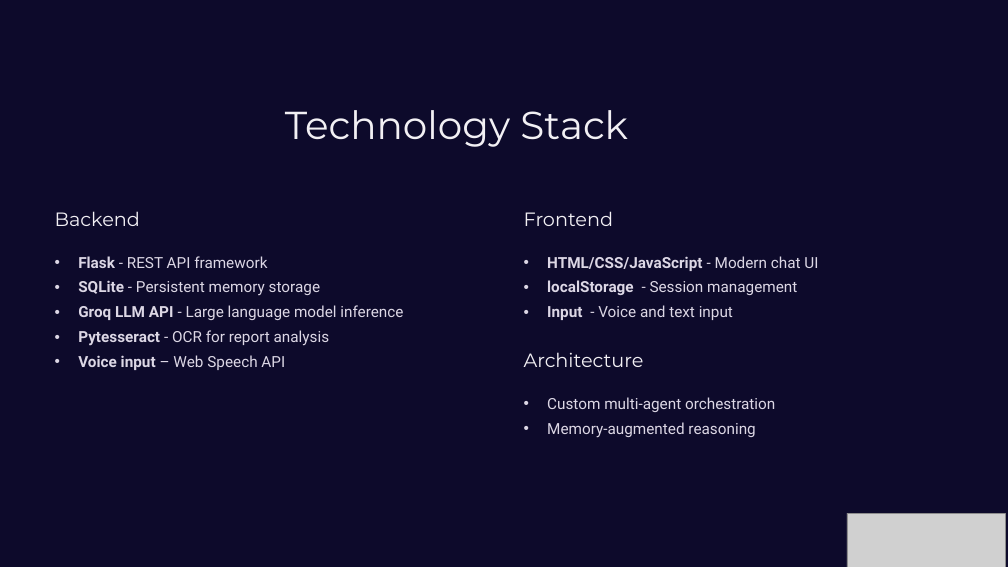
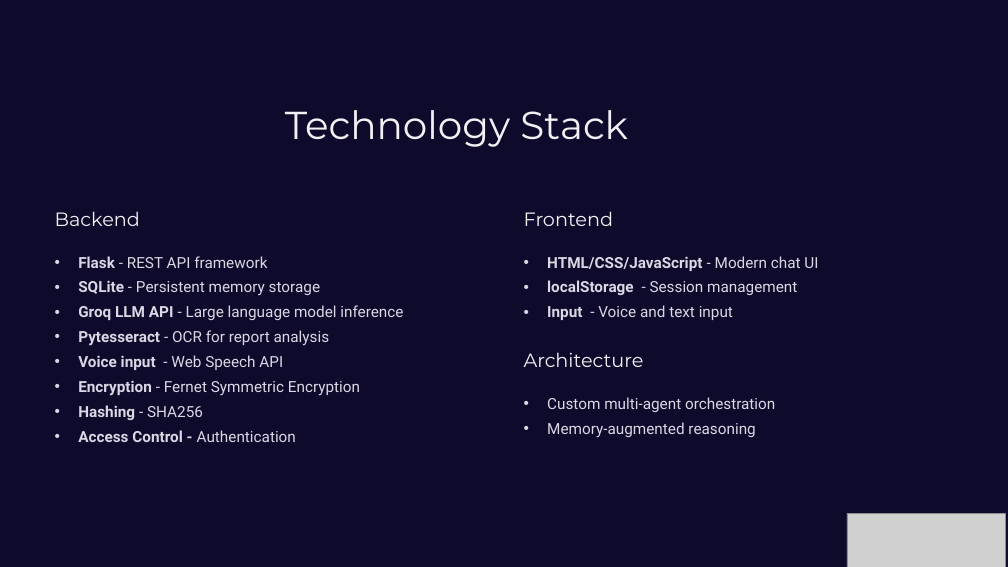
Before and after one commit to rahulkadvasara/cura-ai, a slide deck: slide 6 of docs/Cura-AI.pptx. Drawn at 1008x567 pixels with LibreOffice and Linux fonts; fonts in the diff are those of the drawing; grey boxes stand for pictures; background and template pictures are left out; a plain dark background stands for a picture behind light text. Boxes give left, top, right and bottom in pixels: in the first picture for what was removed or moved away, otherwise in the second. Text is boxed around its words. In the diff, an @@ line names an element or a change of style, - is before the commit and + after.

```diff
--- a/docs/Cura-AI.pptx
+++ b/docs/Cura-AI.pptx
@@ text at (78, 355, 360, 442): text changed @@
-• Voice input – Web Speech API
+• Voice input - Web Speech API
+• Encryption - Fernet Symmetric Encryption
+• Hashing - SHA256
+• Access Control - Authentication
```
Also in this commit, not shown: 1 other slide changed, 3 other files.
